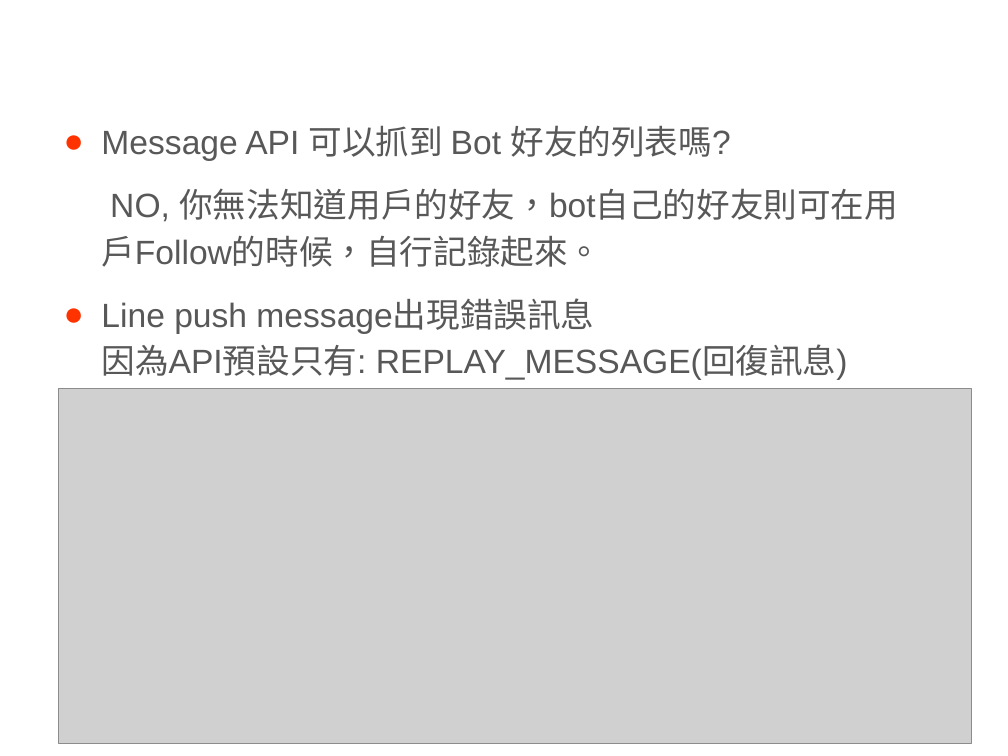
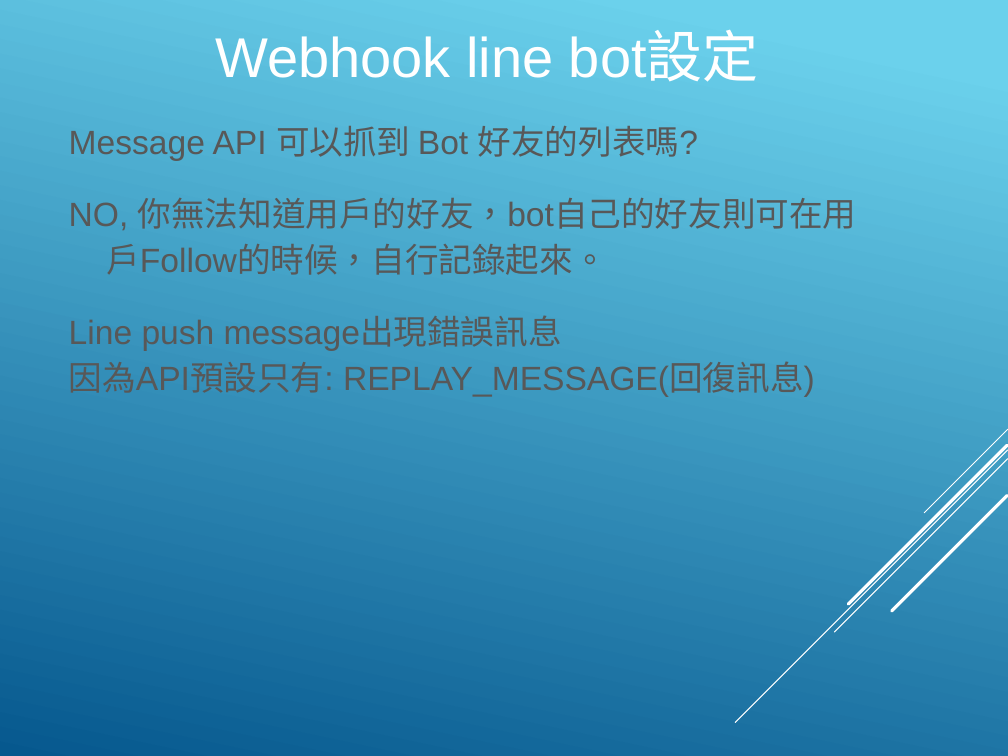
Before and after one commit to hyper570908/nodeDemo, a slide deck: slide 29 of doc/Line_BOT.pptx (slide 18 before the commit). Drawn at 1008x756 pixels with LibreOffice and Linux fonts; fonts in the diff are those of the drawing; grey boxes stand for pictures; background and template pictures are left out. Boxes give left, top, right and bottom in pixels: in the first picture for what was removed or moved away, otherwise in the second. Text is boxed around its words. In the diff, an @@ line names an element or a change of style, - is before the commit and + after.

Commit message:
[0.0.17] Update line bot ppt

```diff
--- a/doc/Line_BOT.pptx
+++ b/doc/Line_BOT.pptx
@@ background picture (left out) to gradient #6ED2EB to #06588E @@
@@ text "Message API 可以抓到 Bot 好友的列表嗎?" at (69,126,857,397): bullet ● to none; more space between paragraphs @@
@@ picture removed at (58,388,971,743) @@
@@ group added at (736,429,1008,723): 5 lines @@
```
Also in this commit, not shown: 16 other slides changed, 12 slides added, 1 slide removed.
